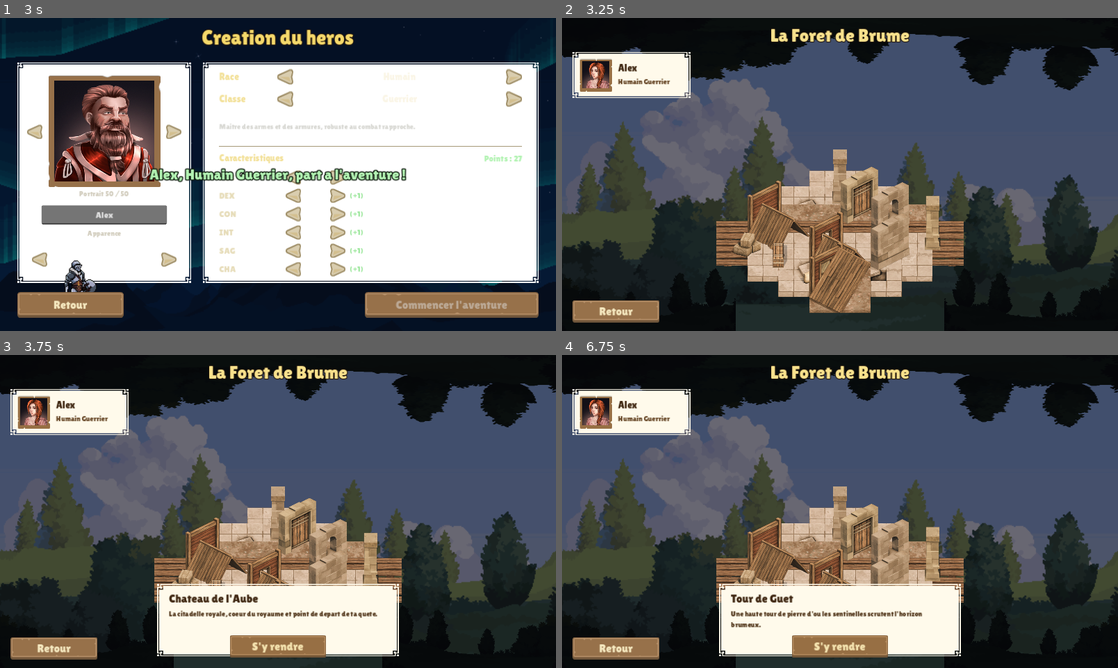
Above: before the commit, frames 1-4 (two rows, left to right).
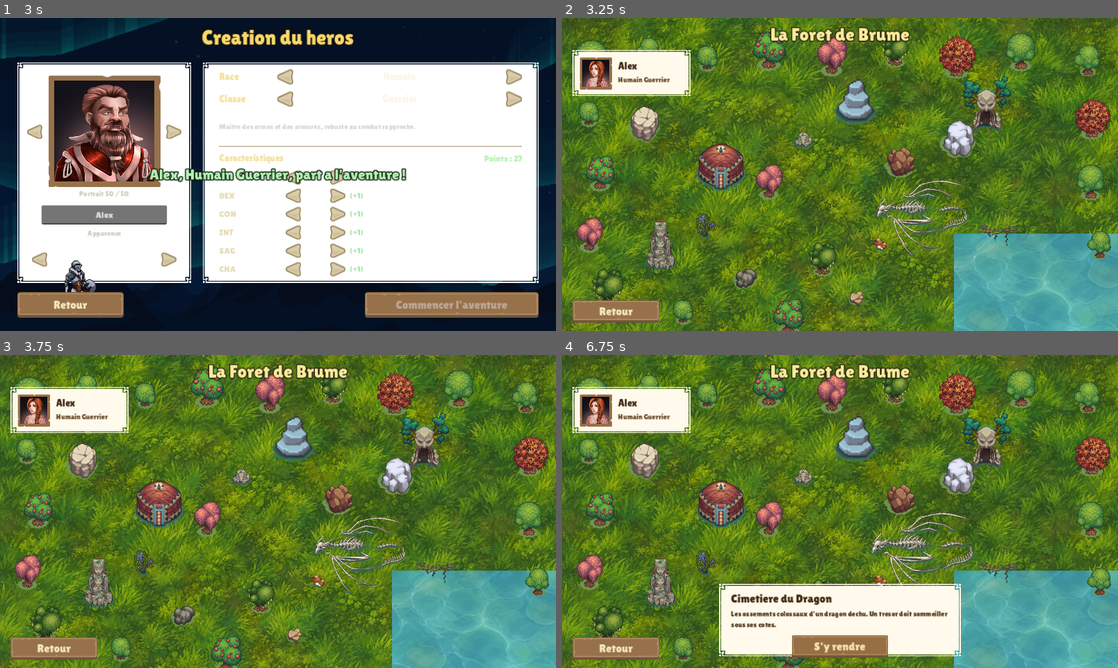
Above: after the commit, the same moments.

Repository: libertysand1982-png/Sand
Game: Godot game, scene res://scenes/MainMenu.tscn
The game is run twice, just before and just after one commit, with the same random seed, the same clock (stepped at 60 frames per second) and the same inputs.
Inputs (mouse positions are in pixels of both pictures, inside the frame that each line leads up to):
- Up to frame 1 (3 s): click "Commencer l'aventure" at 0.5 s; click (105, 215) at 1.27 s; type "Alex" at 1.35 s; click "Commencer l'aventure" at 2 s; click (33, 130) at 2.75 s
- Up to frame 2 (3.25 s): no input
- Up to frame 3 (3.75 s): click (311, 480) at 3.52 s
- Up to frame 4 (6.75 s): click (723, 505) at 4.27 s; click (778, 495) at 5.02 s; click (984, 442) at 5.77 s; click (934, 511) at 6.52 s

Frame 1 is identical in both runs. In frame 2, 95% of the frame differs, in the area x 0-100%, y 0-100%; in frame 3, 95%; in frame 4, 86%.

Commit message:
Refonte de la carte en top-down peint (pack Terrain Assets)
- Abandonne l'isometrique au profit d'une carte top-down peinte
- Sol d'herbe tileable + lac, foret en lisiere (arbres varies), rochers,
  champignons, statue, pont de lianes
- 5 lieux interactifs : Campement (yourte), Caverne d'Ombre (donjon),
  Pyramide Engloutie, Sanctuaire de Pierre, Cimetiere du Dragon
- Tri de profondeur automatique (Node2D y_sort), survol = zoom + son,
  clic = panneau d'info
- Musique de fond en boucle (HerosPassing) sur la carte

Co-Authored-By: Claude Opus 4.8 <noreply@anthropic.com>
Claude-Session: https://claude.ai/code/session_01TLGVXnnqbKy8wnyLpkQH7c

Diff:
--- a/foret_de_brume/scenes/WorldMap.tscn
+++ b/foret_de_brume/scenes/WorldMap.tscn
@@ -1,8 +1,8 @@
 [gd_scene load_steps=7 format=3 uid="uid://foretworldmap01"]
 
 [ext_resource type="Script" path="res://scripts/WorldMap.gd" id="1_map"]
-[ext_resource type="Texture2D" path="res://assets/bg/nature_forest.png" id="2_forest"]
-[ext_resource type="Texture2D" path="res://assets/bg/trees_front.png" id="3_trees"]
+[ext_resource type="Texture2D" path="res://assets/terrain/ground/grass.png" id="2_grass"]
+[ext_resource type="Texture2D" path="res://assets/terrain/ground/water.png" id="3_water"]
 [ext_resource type="Texture2D" path="res://assets/ui/panel.png" id="4_panel"]
 [ext_resource type="Texture2D" path="res://assets/ui/panelInset_brown.png" id="5_inset"]
 [ext_resource type="FontFile" path="res://assets/fonts/lilita_one_regular.ttf" id="6_font"]
@@ -19,56 +19,21 @@
 anchors_preset = 15
 anchor_right = 1.0
 anchor_bottom = 1.0
-texture = ExtResource("2_forest")
-stretch_mode = 0
-modulate = Color(0.6, 0.58, 0.72, 1)
+texture = ExtResource("2_grass")
+stretch_mode = 1
 
-[node name="CanopeeHaut" type="TextureRect" parent="."]
+[node name="Lac" type="TextureRect" parent="."]
 layout_mode = 1
-anchor_right = 1.0
-offset_bottom = 300.0
-texture = ExtResource("3_trees")
-expand_mode = 1
-stretch_mode = 0
-flip_v = true
-modulate = Color(0.13, 0.16, 0.14, 1)
+offset_left = 812.0
+offset_top = 446.0
+offset_right = 1152.0
+offset_bottom = 648.0
+texture = ExtResource("3_water")
+stretch_mode = 1
+modulate = Color(0.85, 0.92, 1, 0.96)
 
-[node name="TreesGauche" type="TextureRect" parent="."]
-layout_mode = 1
-anchor_top = 1.0
-anchor_bottom = 1.0
-offset_left = -120.0
-offset_top = -260.0
-offset_right = 360.0
-texture = ExtResource("3_trees")
-expand_mode = 1
-stretch_mode = 0
-modulate = Color(0.1, 0.13, 0.11, 1)
-
-[node name="TreesDroite" type="TextureRect" parent="."]
-layout_mode = 1
-anchor_left = 1.0
-anchor_top = 1.0
-anchor_right = 1.0
-anchor_bottom = 1.0
-offset_left = -360.0
-offset_top = -260.0
-offset_right = 120.0
-texture = ExtResource("3_trees")
-expand_mode = 1
-stretch_mode = 0
-flip_h = true
-modulate = Color(0.1, 0.13, 0.11, 1)
-
-[node name="Voile" type="ColorRect" parent="."]
-layout_mode = 1
-anchors_preset = 15
-anchor_right = 1.0
-anchor_bottom = 1.0
-mouse_filter = 2
-color = Color(0.04, 0.03, 0.09, 0.28)
-
-[node name="IsoMonde" type="Node2D" parent="."]
+[node name="Monde" type="Node2D" parent="."]
+y_sort_enabled = true
 
 [node name="Hotspots" type="Control" parent="."]
 layout_mode = 1
@@ -77,14 +42,16 @@
 anchor_bottom = 1.0
 mouse_filter = 2
 
+[node name="Musique" type="AudioStreamPlayer" parent="."]
+
 [node name="Titre" type="Label" parent="."]
 layout_mode = 1
 anchor_right = 1.0
-offset_top = 14.0
-offset_bottom = 62.0
-theme_override_colors/font_color = Color(0.97, 0.88, 0.55, 1)
-theme_override_colors/font_outline_color = Color(0.1, 0.06, 0.03, 1)
-theme_override_constants/outline_size = 6
+offset_top = 12.0
+offset_bottom = 60.0
+theme_override_colors/font_color = Color(0.98, 0.92, 0.6, 1)
+theme_override_colors/font_outline_color = Color(0.1, 0.08, 0.03, 1)
+theme_override_constants/outline_size = 7
 theme_override_fonts/font = ExtResource("6_font")
 theme_override_font_sizes/font_size = 38
 text = "La Foret de Brume"
@@ -93,9 +60,9 @@
 [node name="PanneauHeros" type="NinePatchRect" parent="."]
 modulate = Color(1, 0.98, 0.92, 1)
 offset_left = 22.0
-offset_top = 70.0
+offset_top = 66.0
 offset_right = 266.0
-offset_bottom = 166.0
+offset_bottom = 162.0
 texture = ExtResource("4_panel")
 patch_margin_left = 16
 patch_margin_top = 16
--- a/foret_de_brume/scripts/WorldMap.gd
+++ b/foret_de_brume/scripts/WorldMap.gd
@@ -1,40 +1,44 @@
 extends Control
-## Carte du monde "La Foret de Brume" en diorama isometrique medieval.
-## Sol pave en losange + batiments Kenney empiles, dans une clairiere de foret.
+## Carte du monde "La Foret de Brume" — carte top-down peinte.
+## Sol d'herbe, lac, foret, et lieux interactifs (pack terrain).
 
-# --- Parametres isometriques (ajustables) ---
-const SCALE := 0.5
-const ISO_W := 64.0           # demi-largeur du losange
-const ISO_H := 32.0           # demi-hauteur du losange
-const ORIGINE := Vector2(576, 250)
-const ANCRE_Y := 40.0         # decalage vertical global
+const TREES := ["Tree1", "Tree2", "Tree3", "Fruit_tree1", "Flower_tree1", "Moss_tree1", "Autumn_tree1"]
+const ROCKS := ["Rock1_grass_shadow1", "Rock2_grass_shadow1", "Rock4_grass_shadow2",
+	"Rock5_grass_shadow1", "Rock6_grass_shadow3"]
 
-const TEINTE_SOL := Color(0.94, 0.92, 0.96)
-const TEINTE_PIERRE := Color(0.96, 0.95, 1.0)
-
-# Lieux interactifs : nom, cellule, recette (bas -> haut), description.
-const LIEUX := [
-	{"nom": "Chateau de l'Aube", "cell": Vector2(1, 0), "recette": ["stoneWallGateClosed_E"],
-		"desc": "La citadelle royale, coeur du royaume et point de depart de ta quete."},
-	{"nom": "Tour de Guet", "cell": Vector2(3, 0), "recette": ["stoneColumn_E"],
-		"desc": "Une haute tour de pierre d'ou les sentinelles scrutent l'horizon brumeux."},
-	{"nom": "Bourg de Boisclair", "cell": Vector2(0, 2), "recette": ["woodWall_E", "roofSingle_E"],
-		"desc": "Un village prospere ou marchands et aubergistes accueillent les aventuriers."},
-	{"nom": "Echoppe du Marchand", "cell": Vector2(2, 2), "recette": ["woodWallWindow_E", "roofSingle_E"],
-		"desc": "On y troque armes, potions et babioles venues des quatre coins du monde."},
-	{"nom": "Vieille Ferme", "cell": Vector2(3, 3), "recette": ["woodWallDoorClosed_E", "roof_E"],
-		"desc": "Une ferme isolee tenue par un meunier bourru mais bon coeur."},
-	{"nom": "Entrepot du Val", "cell": Vector2(1, 3), "recette": ["chestClosed_E"],
-		"desc": "Un depot rempli de vivres et de coffres... dont certains bien gardes."},
+# Arbres en lisiere (foret encadrant la clairiere).
+const FORET := [
+	Vector2(60, 90), Vector2(180, 70), Vector2(300, 85), Vector2(430, 65), Vector2(560, 80),
+	Vector2(690, 68), Vector2(820, 82), Vector2(950, 70), Vector2(1090, 88),
+	Vector2(55, 200), Vector2(80, 320), Vector2(58, 450), Vector2(95, 560),
+	Vector2(1100, 210), Vector2(1095, 340), Vector2(1115, 470),
+	Vector2(250, 610), Vector2(470, 618), Vector2(430, 340), Vector2(540, 500),
 ]
 
-# Decor isometrique non interactif : piece, cellule.
-const DECOR := [
-	{"piece": "stoneColumn_E", "cell": Vector2(0, 0)},
-	{"piece": "stoneWallWindow_E", "cell": Vector2(2, 0)},
-	{"piece": "stoneWall_E", "cell": Vector2(3, 1)},
-	{"piece": "hayBales_E", "cell": Vector2(0, 3)},
-	{"piece": "sack_E", "cell": Vector2(2, 3)},
+const ROCHERS := [
+	Vector2(170, 220), Vector2(700, 300), Vector2(380, 540), Vector2(820, 250), Vector2(610, 580),
+]
+
+# Champignons / petits details : fichier, position.
+const DETAILS := [
+	{"f": "Black_mushrooms1_grass_shadow", "p": Vector2(300, 430)},
+	{"f": "Orange_mushrooms1_grass_shadow", "p": Vector2(660, 470)},
+	{"f": "Rock_statue_head_grass_shadow", "p": Vector2(500, 250)},
+	{"f": "Liana_bridges1_grass_shadow", "p": Vector2(905, 452)},
+]
+
+# Lieux interactifs : nom, fichier, position, echelle, description.
+const LIEUX := [
+	{"nom": "Campement des Errants", "f": "Yurt1_grass_shadow", "p": Vector2(330, 310), "e": 1.3,
+		"desc": "Une yourte chaleureuse ou des nomades partagent vivres, rumeurs et quetes."},
+	{"nom": "Caverne d'Ombre", "f": "Cave_entrance1_grass_shadow", "p": Vector2(880, 180), "e": 1.25,
+		"desc": "Une bouche sombre creusee dans la roche. Un donjon dont nul n'est jamais ressorti indemne."},
+	{"nom": "Pyramide Engloutie", "f": "Stone_pyramid1_grass_shadow", "p": Vector2(610, 175), "e": 3.0,
+		"desc": "Un monument ancien aux glyphes oublies, garde par d'antiques sortileges."},
+	{"nom": "Sanctuaire de Pierre", "f": "Rock_statue_mother_grass_shadow", "p": Vector2(205, 470), "e": 0.8,
+		"desc": "Une statue maternelle erodee par les ages. On dit qu'elle exauce les voeux sinceres."},
+	{"nom": "Cimetiere du Dragon", "f": "Dragon_bones_full_grass_shadow", "p": Vector2(745, 415), "e": 0.9,
+		"desc": "Les ossements colossaux d'un dragon dechu. Un tresor doit sommeiller sous ses cotes."},
 ]
 
 var _lieu_courant := -1
@@ -43,20 +47,14 @@
 
 func _ready() -> void:
 	_remplir_panneau_heros()
-	_construire_sol()
-	_construire_batiments()
+	_construire_carte()
+	_lancer_musique()
 
 	$BtnRetour.pressed.connect(_on_retour)
 	$BtnRetour.mouse_entered.connect(Audio.play_hover)
 	$PanneauInfo/BtnVoyager.pressed.connect(_on_voyager)
 	$PanneauInfo/BtnVoyager.mouse_entered.connect(Audio.play_hover)
 
-
-func iso(cell: Vector2) -> Vector2:
-	return ORIGINE + Vector2((cell.x - cell.y) * ISO_W, (cell.x + cell.y) * ISO_H + ANCRE_Y)
-
-
-# --- Panneau du heros ------------------------------------------------------
 
 func _remplir_panneau_heros() -> void:
 	var portrait := $PanneauHeros/CadrePortrait/Portrait as TextureRect
@@ -65,61 +63,55 @@
 	$PanneauHeros/Classe.text = "%s %s" % [CharacterData.race_nom, CharacterData.classe_nom]
 
 
-# --- Construction de la scene ----------------------------------------------
+func _lancer_musique() -> void:
+	var flux := load("res://assets/terrain/music/heros_passing.mp3")
+	if flux is AudioStreamMP3:
+		flux.loop = true
+	$Musique.stream = flux
+	$Musique.volume_db = -10.0
+	$Musique.play()
 
-func _piece(nom: String, cell: Vector2, teinte: Color) -> Sprite2D:
+
+# --- Construction de la carte ----------------------------------------------
+
+func _sprite(chemin: String, pos: Vector2, echelle := 1.0) -> Sprite2D:
 	var s := Sprite2D.new()
-	s.texture = load("res://assets/iso/%s.png" % nom)
-	s.scale = Vector2(SCALE, SCALE)
-	s.position = iso(cell)
-	s.modulate = teinte
-	s.set_meta("base_y", s.position.y)
-	$IsoMonde.add_child(s)
+	s.texture = load(chemin)
+	s.position = pos
+	s.scale = Vector2(echelle, echelle)
+	$Monde.add_child(s)
 	return s
 
 
-func _construire_sol() -> void:
-	var tuiles := ["stone_E", "stoneTile_E", "dirt_E", "planks_E"]
-	var cells := []
-	for c in range(4):
-		for r in range(4):
-			cells.append(Vector2(c, r))
-	cells.sort_custom(func(a, b): return (a.x + a.y) < (b.x + b.y))
-	for cell in cells:
-		var nom: String = tuiles[(int(cell.x) + int(cell.y)) % tuiles.size()]
-		_piece(nom, cell, TEINTE_SOL)
+func _construire_carte() -> void:
+	# Foret en lisiere.
+	for i in FORET.size():
+		var nom: String = TREES[i % TREES.size()]
+		_sprite("res://assets/terrain/trees/%s.png" % nom, FORET[i], randf_range(0.9, 1.2))
+	# Rochers.
+	for i in ROCHERS.size():
+		var nom: String = ROCKS[i % ROCKS.size()]
+		_sprite("res://assets/terrain/rocks/%s.png" % nom, ROCHERS[i], randf_range(0.9, 1.3))
+	# Details (champignons, statue tete, pont).
+	for d in DETAILS:
+		_sprite("res://assets/terrain/objects/%s.png" % d["f"], d["p"])
+	# Lieux interactifs.
+	for i in LIEUX.size():
+		var l: Dictionary = LIEUX[i]
+		var s := _sprite("res://assets/terrain/objects/%s.png" % l["f"], l["p"], l["e"])
+		_sprites_lieu[i] = s
+		var taille: Vector2 = s.texture.get_size() * float(l["e"])
+		_creer_hotspot(i, l["p"], taille)
 
 
-func _construire_batiments() -> void:
-	# Decor + batiments tries par profondeur (arriere -> avant).
-	var entrees := []
-	for d in DECOR:
-		entrees.append({"depth": d["cell"].x + d["cell"].y, "kind": "decor", "data": d})
-	for i in LIEUX.size():
-		var l: Dictionary = LIEUX[i]
-		entrees.append({"depth": l["cell"].x + l["cell"].y, "kind": "lieu", "idx": i, "data": l})
-	entrees.sort_custom(func(a, b): return a["depth"] < b["depth"])
-
-	for e in entrees:
-		if e["kind"] == "decor":
-			_piece(e["data"]["piece"], e["data"]["cell"], TEINTE_PIERRE)
-		else:
-			var l: Dictionary = e["data"]
-			var sprites := []
-			for p in l["recette"]:
-				sprites.append(_piece(p, l["cell"], Color(1, 1, 1)))
-			_sprites_lieu[e["idx"]] = sprites
-			_creer_hotspot(e["idx"], l["cell"])
-
-
-func _creer_hotspot(idx: int, cell: Vector2) -> void:
-	var p := iso(cell)
+func _creer_hotspot(idx: int, pos: Vector2, taille: Vector2) -> void:
+	var w: float = max(taille.x, 70.0)
+	var h: float = max(taille.y, 70.0)
 	var b := Button.new()
 	b.flat = true
 	b.focus_mode = Control.FOCUS_NONE
-	b.custom_minimum_size = Vector2(120, 170)
-	b.size = Vector2(120, 170)
-	b.position = p + Vector2(-60, -150)
+	b.size = Vector2(w, h)
+	b.position = pos - Vector2(w, h) * 0.5
 	b.mouse_entered.connect(_survol.bind(idx, true))
 	b.mouse_exited.connect(_survol.bind(idx, false))
 	b.pressed.connect(_selectionner.bind(idx))
@@ -131,11 +123,11 @@
 func _survol(idx: int, entre: bool) -> void:
 	if entre:
 		Audio.play_hover()
-	var dy := -12.0 if entre else 0.0
-	for s in _sprites_lieu[idx]:
-		var base: float = s.get_meta("base_y")
-		var tw := create_tween()
-		tw.tween_property(s, "position:y", base + dy, 0.12).set_trans(Tween.TRANS_BACK)
+	var s: Sprite2D = _sprites_lieu[idx]
+	var base: float = float(LIEUX[idx]["e"])
+	var cible := Vector2(base, base) * (1.12 if entre else 1.0)
+	var tw := create_tween()
+	tw.tween_property(s, "scale", cible, 0.12).set_trans(Tween.TRANS_BACK)
 
 
 func _selectionner(idx: int) -> void:
Binary file added: foret_de_brume/assets/terrain/ground/grass.png
Binary file added: foret_de_brume/assets/terrain/ground/trail.png
Binary file added: foret_de_brume/assets/terrain/ground/water.png
Binary file added: foret_de_brume/assets/terrain/objects/Black_mushrooms1_grass_shadow.png
Binary file added: foret_de_brume/assets/terrain/objects/Cave_entrance1_grass_shadow.png
Binary file added: foret_de_brume/assets/terrain/objects/Dragon_bones_full_grass_shadow.png
Binary file added: foret_de_brume/assets/terrain/objects/Liana_bridges1_grass_shadow.png
Binary file added: foret_de_brume/assets/terrain/objects/Orange_mushrooms1_grass_shadow.png
Binary file added: foret_de_brume/assets/terrain/objects/Rock_statue_head_grass_shadow.png
Binary file added: foret_de_brume/assets/terrain/objects/Rock_statue_mother_grass_shadow.png
Binary file added: foret_de_brume/assets/terrain/objects/Stone_pyramid1_grass_shadow.png
Binary file added: foret_de_brume/assets/terrain/objects/Yurt1_grass_shadow.png
(and 13 more such lines)
